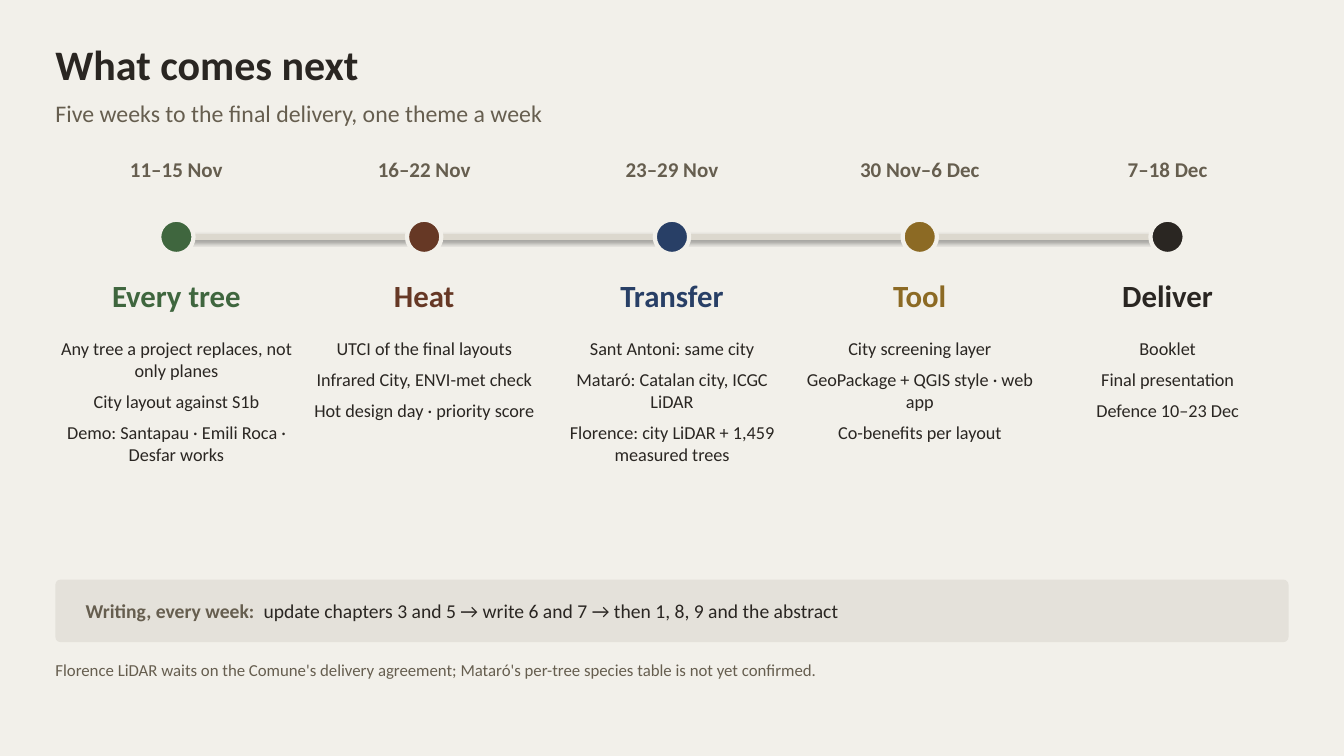
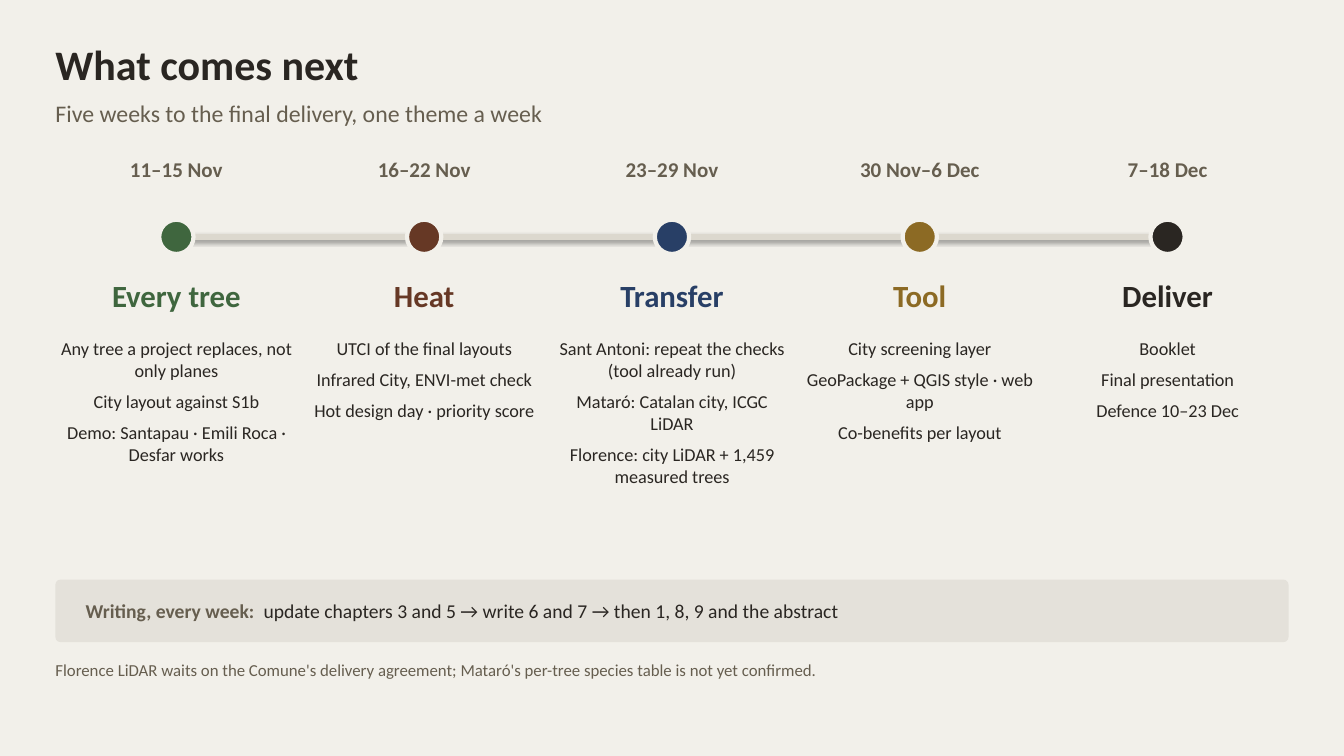
Before and after one commit to giofox96/shade-and-sponge, a slide deck: slide 17 of slides/shade_and_sponge_10nov_editable.pptx. Drawn at 1344x756 pixels with LibreOffice and Linux fonts; fonts in the diff are those of the drawing. Boxes give left, top, right and bottom in pixels: in the first picture for what was removed or moved away, otherwise in the second. Text is boxed around its words. In the diff, an @@ line names an element or a change of style, - is before the commit and + after.

```diff
--- a/slides/shade_and_sponge_10nov_editable.pptx
+++ b/slides/shade_and_sponge_10nov_editable.pptx
@@ text at (560, 342, 784, 380): text changed @@
-Sant Antoni: same city
+Sant Antoni: repeat the checks (tool already run)
```
Also in this commit, not shown: 5 other files.
